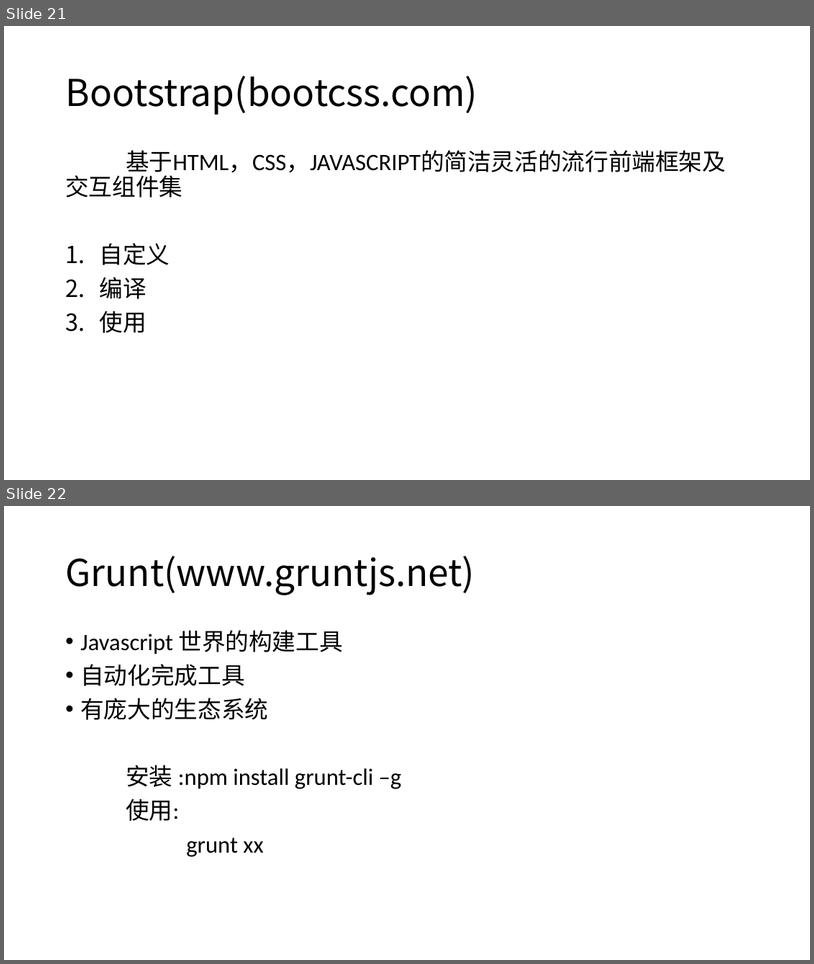
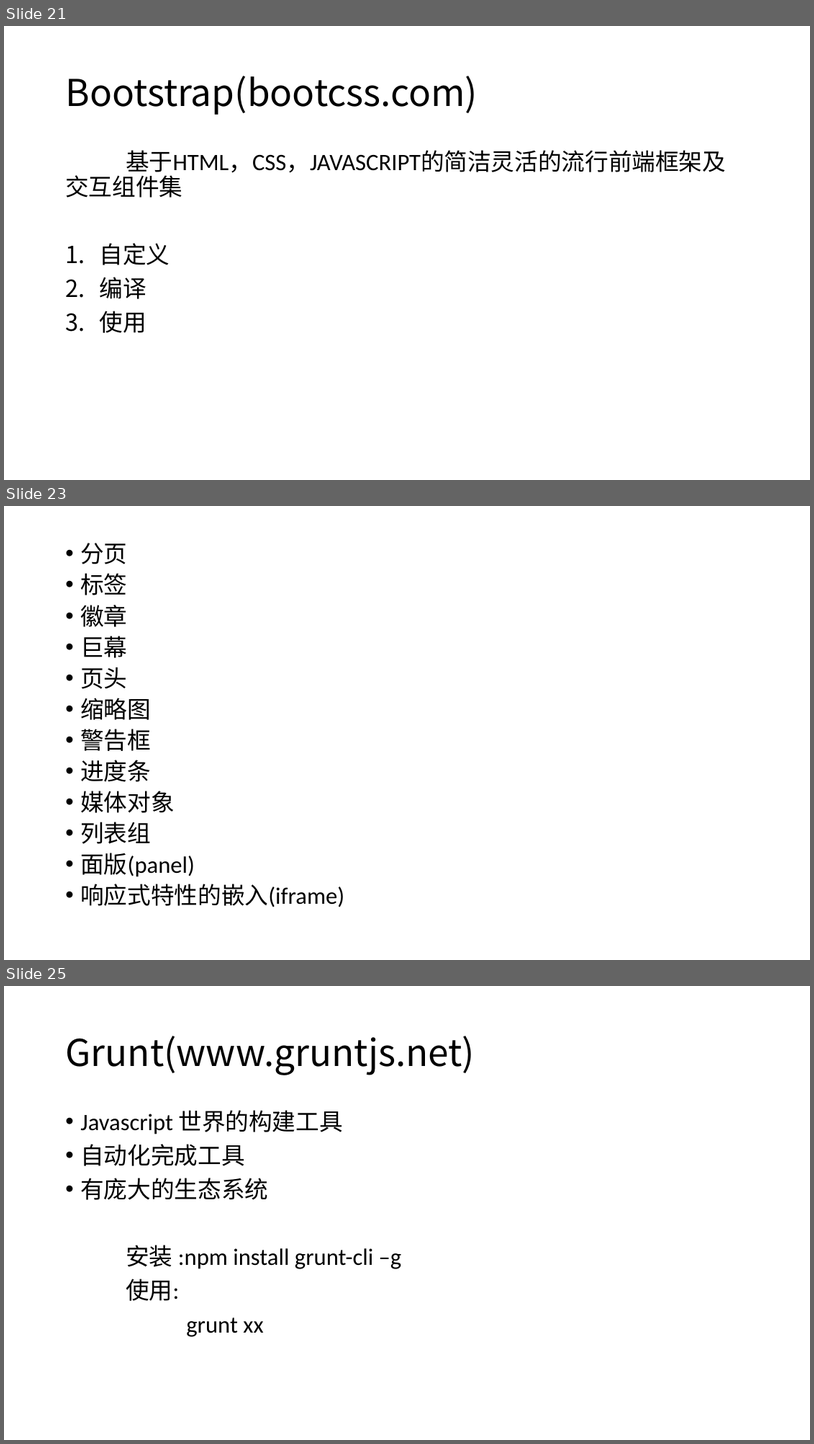
Before and after one commit to liuxm6/demos, a slide deck: WEB培训.pptx. Shown one above the other, each under a label of ours: slides 21 and 22 before the commit, slides 21, 23 and 25 after it; the slides between them are not shown. The pictures are 814x964 and 814x1444 pixels, drawn with LibreOffice and Linux fonts; fonts in the diff are those of the drawing. Boxes give left, top, right and bottom in pixels: in the first picture for what was removed or moved away, otherwise in the second. Text is boxed around its words. In the diff, an @@ line names an element or a change of style, - is before the commit and + after.

```diff
--- a/WEB培训.pptx
+++ b/WEB培训.pptx
@@ slide 23 added at (4,506,810,960), background #FFFFFF @@
@@ text added at (80,543,345,907), 28 pt, text #000000 @@
+• 分页
+• 标签
+• 徽章
+• 巨幕
+• 页头
+• 缩略图
+• 警告框
+• 进度条
+• 媒体对象
+• 列表组
+• 面版(panel)
+• 响应式特性的嵌入(iframe)
@@ what was slide 22 is now slide 25 @@
```
Also in this commit, not shown: 2 other slides added.
